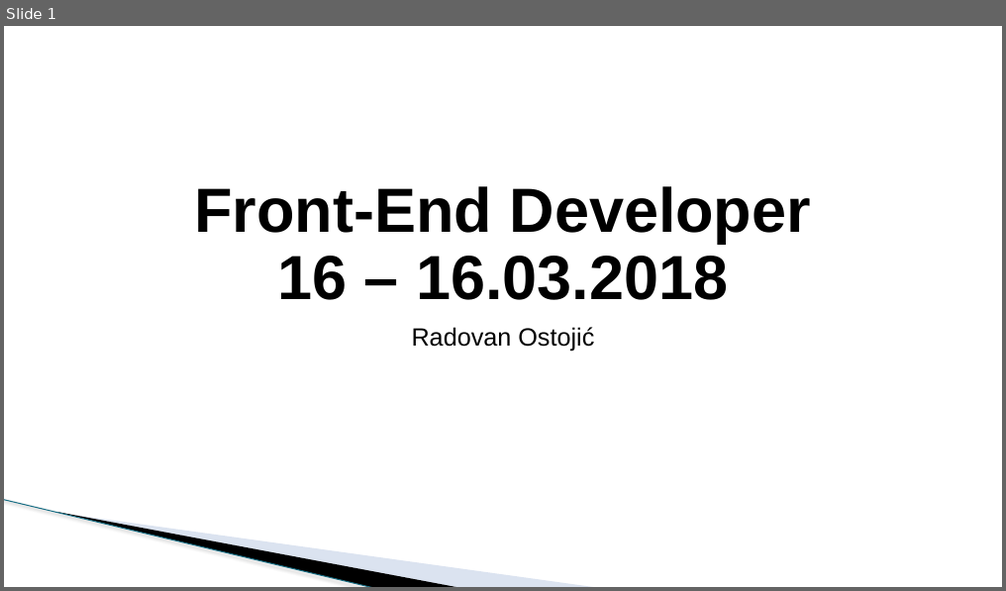
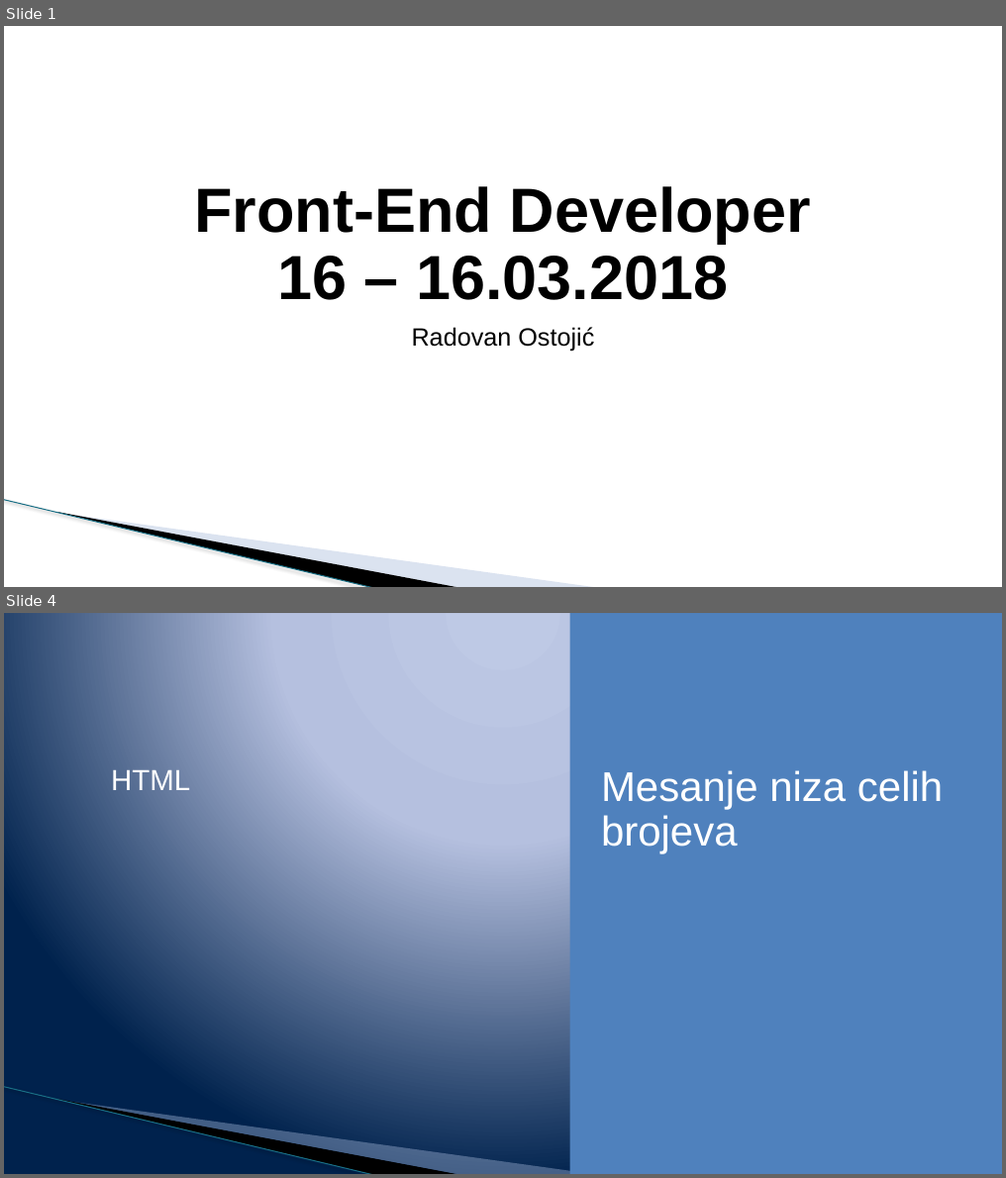
Before and after one commit to todalexcode/kurs-front-end, a slide deck: sesija-16/PPT/Front-End Developer-16.pptx. Shown one above the other, each under a label of ours: slide 1 before the commit, slides 1 and 4 after it; the slides between them are not shown. The pictures are 1006x591 and 1006x1178 pixels, drawn with LibreOffice and Linux fonts; fonts in the diff are those of the drawing; background and template pictures are left out. Boxes give left, top, right and bottom in pixels: in the first picture for what was removed or moved away, otherwise in the second. Text is boxed around its words. In the diff, an @@ line names an element or a change of style, - is before the commit and + after.

```diff
--- a/sesija-16/PPT/Front-End Developer-16.pptx
+++ b/sesija-16/PPT/Front-End Developer-16.pptx
@@ slide 4 added at <box>4,613,1002,1174</box>, background gradient #BFC9E5 to #B5C0E0 to #00234D; not listed: 3 template elements that a slide beside it also shows @@
@@ rectangle added at <box>570,613,1002,1174</box>, fill #4F81BD @@
@@ text added at <box>111,769,190,790</box>, 28 pt, text #FFFFFF @@
+HTML
@@ text added at <box>601,770,943,855</box>, 40 pt, text #FFFFFF @@
+Mesanje niza celih brojeva
```
Also in this commit, not shown: 1 slide changed, 2 other slides added, 2 slides removed, 20 other files.
